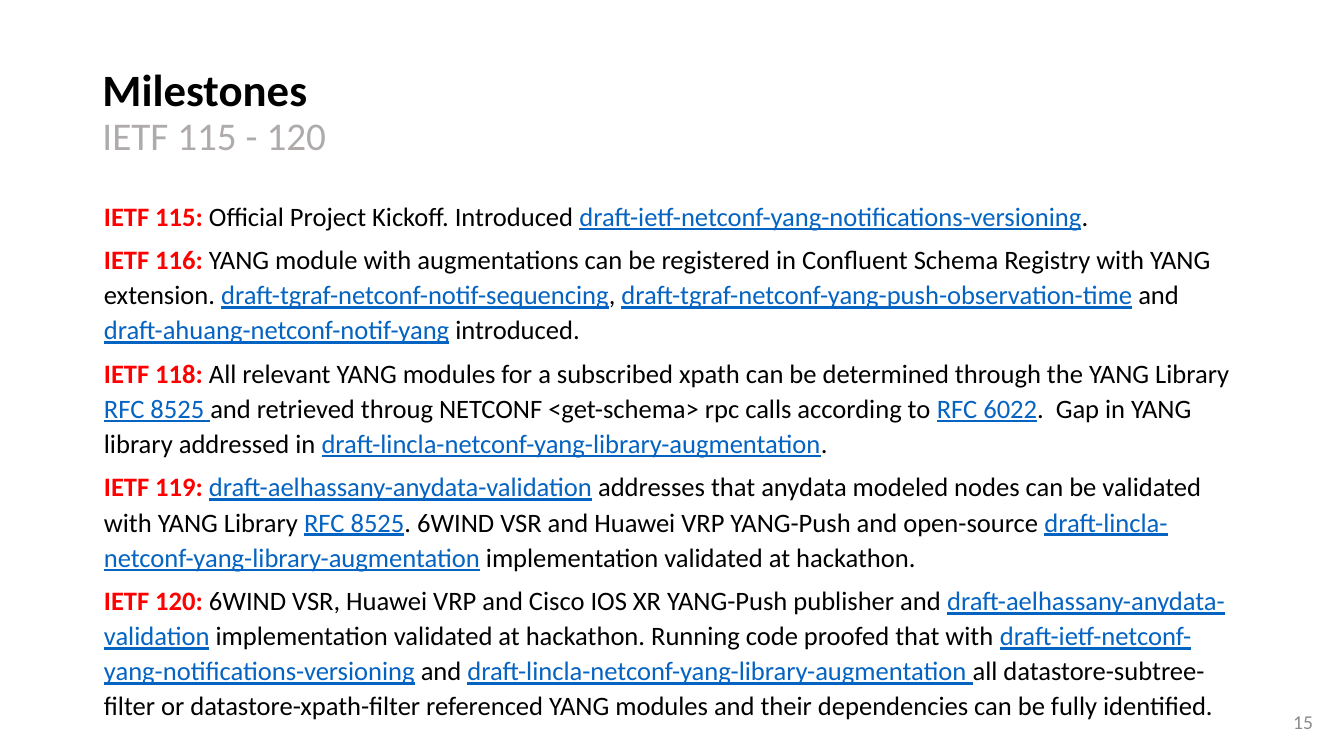
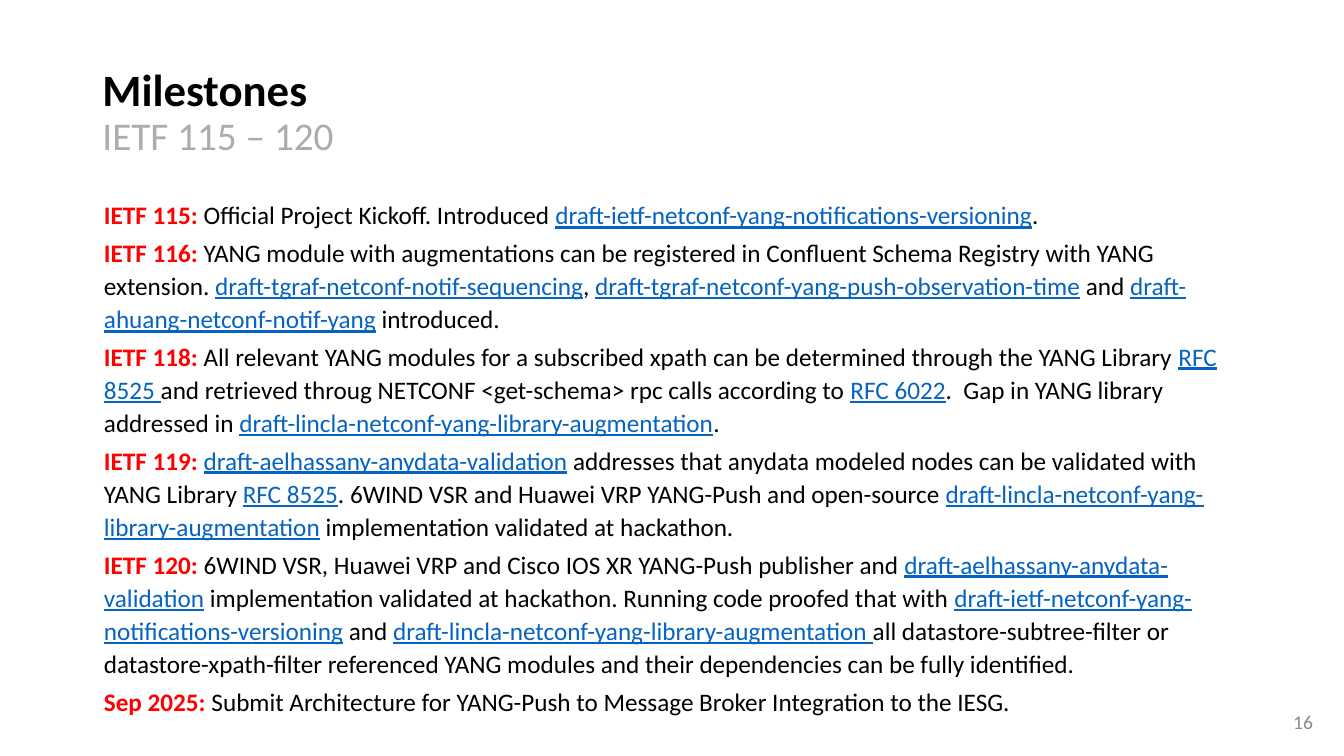
Before and after one commit to network-analytics/ietf-network-analytics-document-status, a slide deck: slide 16 of 120/NMOP/draft-ietf-nmop-yang-message-broker-integration.pptx (slide 15 before the commit). Drawn at 1344x756 pixels with LibreOffice and Linux fonts; fonts in the diff are those of the drawing. Boxes give left, top, right and bottom in pixels: in the first picture for what was removed or moved away, otherwise in the second. Text is boxed around its words. In the diff, an @@ line names an element or a change of style, - is before the commit and + after.

```diff
--- a/120/NMOP/draft-ietf-nmop-yang-message-broker-integration.pptx
+++ b/120/NMOP/draft-ietf-nmop-yang-message-broker-integration.pptx
@@ title at (102,74,333,150): text changed @@
-Milestones
-IETF 115 - 120
+Milestones
+IETF 115 – 120
@@ text at (104,206,1216,677): paragraph added @@
+Sep 2025: Submit Architecture for YANG-Push to Message Broker Integration to the IESG.
@@ text at (104,206,1216,677): size 19 to 18 pt; less space between paragraphs @@
@@ page number at (1293,716,1313,729): text changed @@
-15
+16
```
Also in this commit, not shown: 2 other slides changed, 1 slide added, 1 other file.
